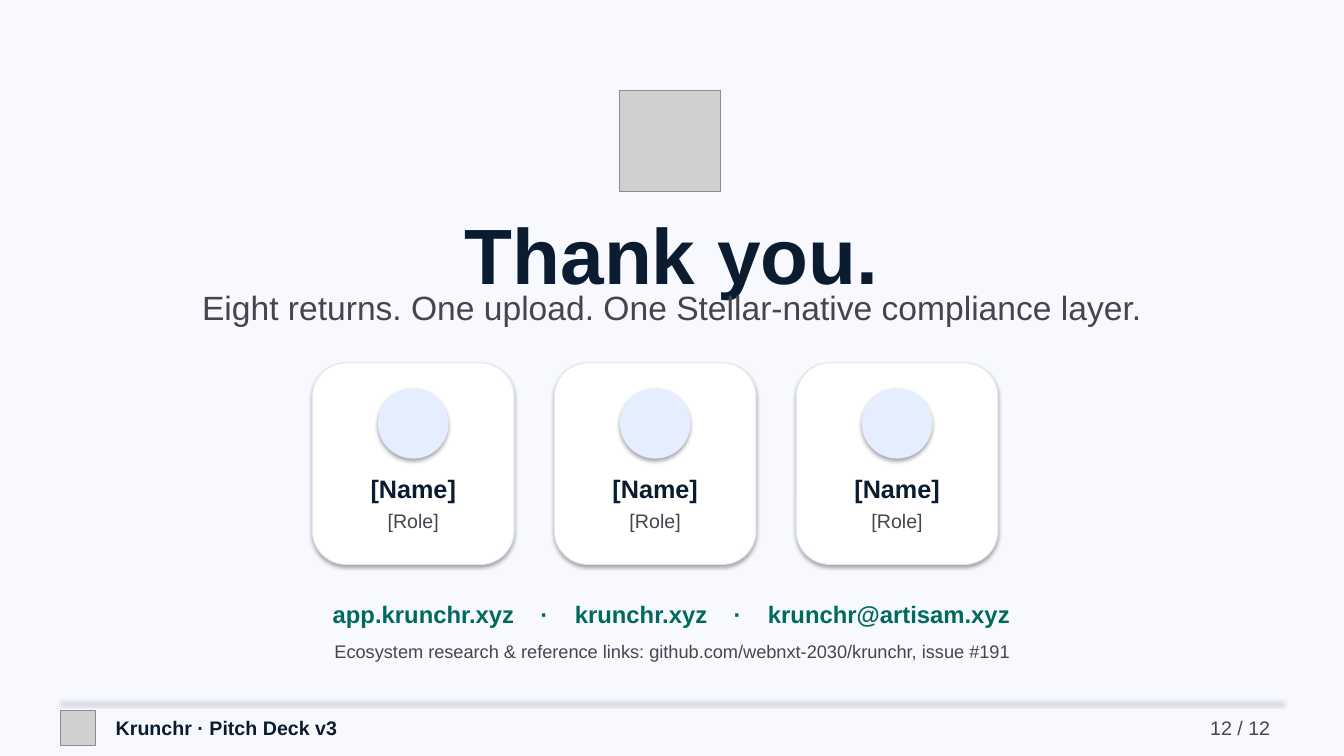
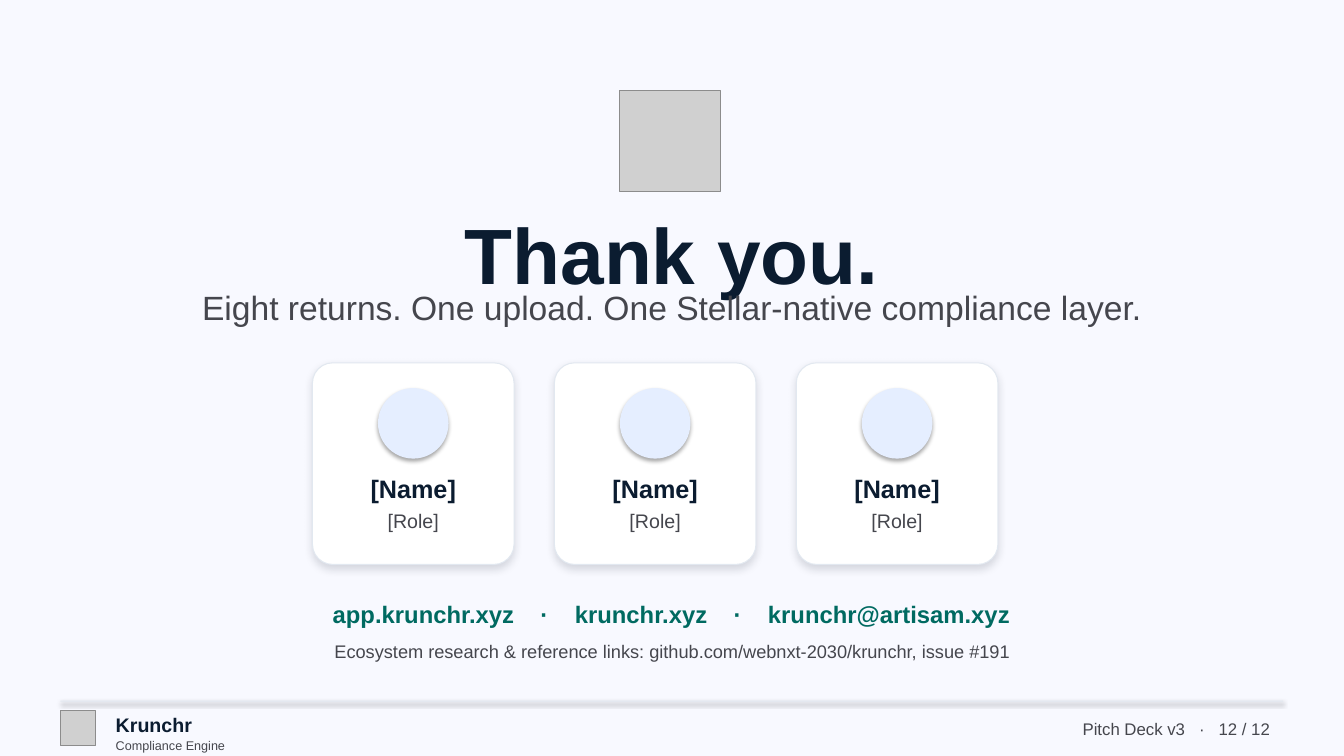
Before and after one commit to 0xhakua/Krunchr, a slide deck: slide 12 of docs/pitch-deck-v3.pptx. Drawn at 1344x756 pixels with LibreOffice and Linux fonts; fonts in the diff are those of the drawing; grey boxes stand for pictures. Boxes give left, top, right and bottom in pixels: in the first picture for what was removed or moved away, otherwise in the second. Text is boxed around its words. In the diff, an @@ line names an element or a change of style, - is before the commit and + after.

```diff
--- a/docs/pitch-deck-v3.pptx
+++ b/docs/pitch-deck-v3.pptx
@@ shadow changed; proportions changed in 3 elements at (313, 363, 514, 565), (555, 363, 756, 565), (797, 363, 998, 565) @@
@@ text at (116, 717, 192, 732): text changed @@
-Krunchr · Pitch Deck v3
+Krunchr
@@ text added at (116, 741, 225, 753), 9 pt, text #45464D @@
+Compliance Engine
@@ text at (1083, 723, 1270, 735): text changed; size 14 to 12 pt @@
-12 / 12
+Pitch Deck v3 · 12 / 12
```
Also in this commit, not shown: 11 other slides changed, 1 other file.
